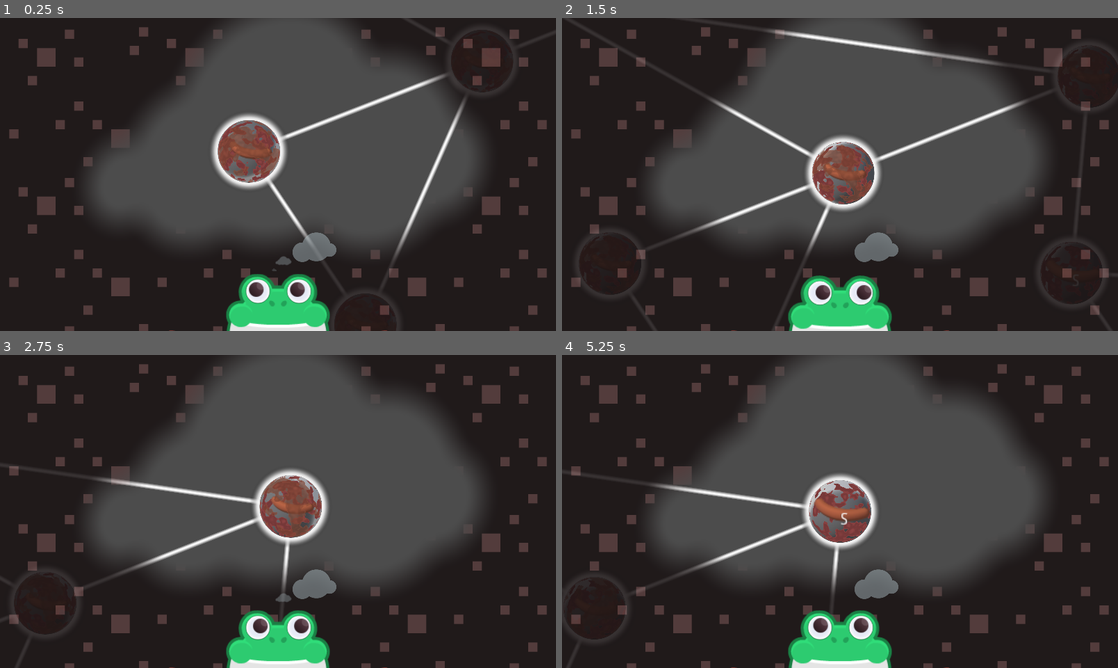
Above: before the commit, frames 1-4 (two rows, left to right).
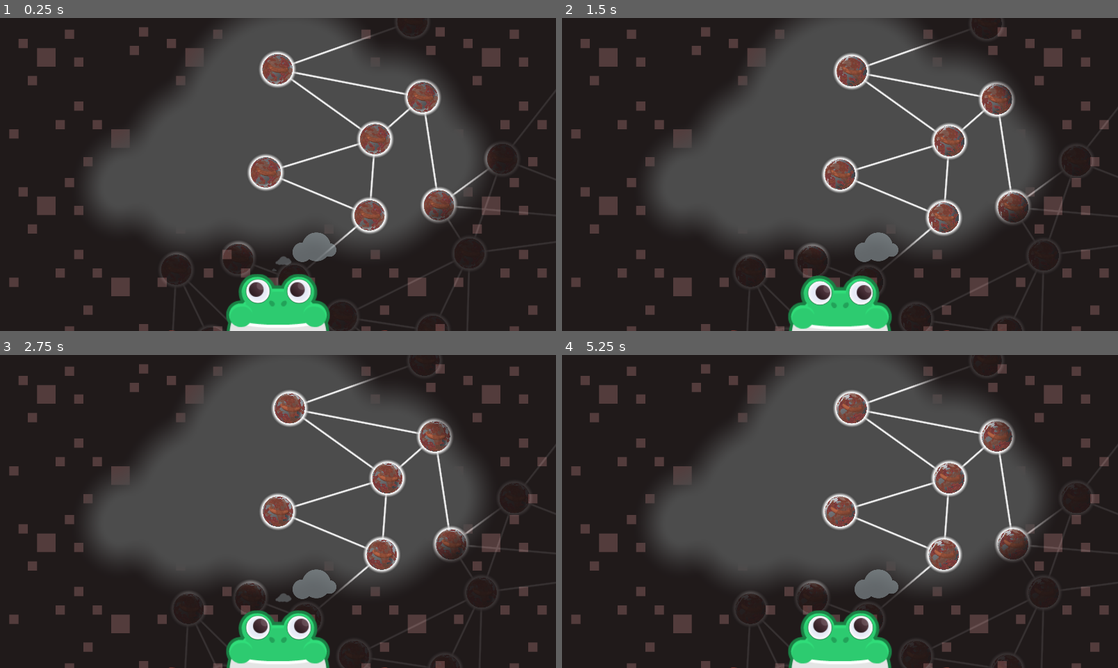
Above: after the commit, the same moments.

Repository: mrmav/kenney-jam-2024
Game: Godot game, scene res://Main.tscn
Same seed, same stepped clock (60 frames per second), same inputs: the game is played once before the commit and once after it.
Inputs (mouse positions are in pixels of both pictures, inside the frame that each line leads up to):
- Up to frame 1 (0.25 s): no input
- Up to frame 2 (1.5 s): tap Enter at 0.5 s; move the mouse to (1067, 77) at 0.52 s; hold Alt 0.53-1.28 s; click (1067, 77) at 0.67 s; move the mouse to (1079, 268) at 1.27 s; tap Alt at 1.35 s; click (1079, 268) at 1.42 s
- Up to frame 3 (2.75 s): move the mouse to (522, 414) at 2.02 s; hold Alt from 2.03 s (still down); click (522, 414) at 2.17 s
- Up to frame 4 (5.25 s): move the mouse to (812, 574) at 2.77 s; release Alt at 2.78 s; tap Alt at 2.85, 4.35 s; click (812, 574) at 2.92 s; move the mouse to (1006, 558) at 3.52 s; hold Alt 3.53-4.28 s; click (1006, 558) at 3.67 s; move the mouse to (673, 464) at 4.27 s; click (673, 464) at 4.42 s; move the mouse to (867, 511) at 5.02 s; hold Alt from 5.03 s (still down); click (867, 511) at 5.17 s

The runs differ from the first frame. In frame 1, 7.6% of the frame differs, in the area x 29-98%, y 0-100%; in frame 2, 7.6%; in frame 3, 7.0%; in frame 4, 7.0%.

Commit message:
Adde selected animation; Added already selected validation;

Diff:
--- a/Scenes/Element/scene_element.tscn
+++ b/Scenes/Element/scene_element.tscn
@@ -11,63 +11,122 @@
 [sub_resource type="CircleShape2D" id=1]
 radius = 250.0
 
+[sub_resource type="Animation" id=2]
+length = 0.001
+tracks/0/type = "value"
+tracks/0/path = NodePath(".:scale")
+tracks/0/interp = 1
+tracks/0/loop_wrap = true
+tracks/0/imported = false
+tracks/0/enabled = true
+tracks/0/keys = {
+"times": PoolRealArray( 0 ),
+"transitions": PoolRealArray( 1 ),
+"update": 0,
+"values": [ Vector2( 1, 1 ) ]
+}
+tracks/1/type = "value"
+tracks/1/path = NodePath(".:modulate")
+tracks/1/interp = 1
+tracks/1/loop_wrap = true
+tracks/1/imported = false
+tracks/1/enabled = true
+tracks/1/keys = {
+"times": PoolRealArray( 0 ),
+"transitions": PoolRealArray( 1 ),
+"update": 0,
+"values": [ Color( 1, 1, 1, 1 ) ]
+}
+
+[sub_resource type="Animation" id=3]
+resource_name = "on_selected"
+length = 0.4
+step = 0.01
+tracks/0/type = "value"
+tracks/0/path = NodePath(".:modulate")
+tracks/0/interp = 1
+tracks/0/loop_wrap = true
+tracks/0/imported = false
+tracks/0/enabled = true
+tracks/0/keys = {
+"times": PoolRealArray( 0.12, 0.4 ),
+"transitions": PoolRealArray( 1, 1 ),
+"update": 0,
+"values": [ Color( 1, 1, 1, 1 ), Color( 0.345098, 0.345098, 0.345098, 1 ) ]
+}
+tracks/1/type = "value"
+tracks/1/path = NodePath(".:scale")
+tracks/1/interp = 1
+tracks/1/loop_wrap = true
+tracks/1/imported = false
+tracks/1/enabled = true
+tracks/1/keys = {
+"times": PoolRealArray( 0, 0.12, 0.17, 0.4 ),
+"transitions": PoolRealArray( 1, 1, 1, 1 ),
+"update": 0,
+"values": [ Vector2( 1, 1 ), Vector2( 1, 1 ), Vector2( 1.106, 1.106 ), Vector2( 1, 1 ) ]
+}
+
 [node name="scene_element" type="Node2D"]
 z_index = 2
 z_as_relative = false
 script = ExtResource( 7 )
 outline_path = NodePath("outline")
-sphere_path = NodePath("outline/base")
-light_path = NodePath("outline/light")
-noise01_path = NodePath("outline/noise01")
-icon_path = NodePath("outline/icon")
-noise02_path = NodePath("outline/noise02")
-area2D_path = NodePath("outline/Area2D")
-description_path = NodePath("outline/LabelPositioner/element_name")
-description_tween_path = NodePath("outline/Tween")
+sphere_path = NodePath("Content/base")
+light_path = NodePath("Content/light")
+noise01_path = NodePath("Content/noise01")
+icon_path = NodePath("Content/icon")
+noise02_path = NodePath("Content/noise02")
+area2D_path = NodePath("Content/Area2D")
+description_path = NodePath("Content/LabelPositioner/element_name")
+description_tween_path = NodePath("Content/Tween")
 
 [node name="outline" type="Sprite" parent="."]
 scale = Vector2( 0.3, 0.3 )
 texture = ExtResource( 4 )
 
-[node name="base" type="Sprite" parent="outline"]
+[node name="Content" type="Node2D" parent="."]
+scale = Vector2( 0.3, 0.3 )
+
+[node name="base" type="Sprite" parent="Content"]
 modulate = Color( 0.639216, 0.627451, 0.627451, 1 )
 scale = Vector2( 0.35, 0.35 )
 texture = ExtResource( 3 )
 
-[node name="light" type="Sprite" parent="outline"]
+[node name="light" type="Sprite" parent="Content"]
 modulate = Color( 1, 1, 1, 0.388235 )
 rotation = -0.289725
 scale = Vector2( 0.35, 0.35 )
 texture = ExtResource( 1 )
 
-[node name="noise01" type="Sprite" parent="outline"]
+[node name="noise01" type="Sprite" parent="Content"]
 modulate = Color( 0.603922, 0.290196, 0.290196, 1 )
 scale = Vector2( 0.35, 0.35 )
 texture = ExtResource( 2 )
 
-[node name="icon" type="Sprite" parent="outline"]
+[node name="icon" type="Sprite" parent="Content"]
 scale = Vector2( 5, 5 )
 texture = ExtResource( 6 )
 
-[node name="noise02" type="Sprite" parent="outline"]
+[node name="noise02" type="Sprite" parent="Content"]
 modulate = Color( 0.607843, 0.333333, 0.247059, 0.658824 )
 scale = Vector2( 0.35, 0.35 )
 texture = ExtResource( 5 )
 
-[node name="Area2D" type="Area2D" parent="outline"]
+[node name="Area2D" type="Area2D" parent="Content"]
 
-[node name="CollisionShape2D" type="CollisionShape2D" parent="outline/Area2D"]
+[node name="CollisionShape2D" type="CollisionShape2D" parent="Content/Area2D"]
 shape = SubResource( 1 )
 one_way_collision_margin = 0.0
 
-[node name="Tween" type="Tween" parent="outline"]
+[node name="Tween" type="Tween" parent="Content"]
 
-[node name="RemoteTransform2D" type="RemoteTransform2D" parent="outline"]
+[node name="RemoteTransform2D" type="RemoteTransform2D" parent="Content"]
 remote_path = NodePath("../LabelPositioner")
 
-[node name="LabelPositioner" type="Node2D" parent="outline"]
+[node name="LabelPositioner" type="Node2D" parent="Content"]
 
-[node name="element_name" type="Label" parent="outline/LabelPositioner"]
+[node name="element_name" type="Label" parent="Content/LabelPositioner"]
 anchor_left = 0.5
 anchor_top = 1.0
 anchor_right = 0.5
@@ -76,3 +135,7 @@
 margin_bottom = 14.0
 rect_scale = Vector2( 6.94668, 6.94668 )
 text = "Sausage"
+
+[node name="AnimationPlayer" type="AnimationPlayer" parent="."]
+anims/RESET = SubResource( 2 )
+anims/on_selected = SubResource( 3 )
--- a/Scenes/NodeContainer/NodeContainer.gd
+++ b/Scenes/NodeContainer/NodeContainer.gd
@@ -11,6 +11,8 @@
 
 var selected_node : TreeNode = null
 
+var visited_nodes = []
+
 func _enter_tree():
 	# register self class for global access
 	GlobalAccess.node_container = self
@@ -22,6 +24,7 @@
 	connect("user_clicked", self, "_on_node_selected")
 
 	selected_node = tree_root
+	visited_nodes.append(selected_node)
 
 
 func _on_node_selected(node : TreeNode):
@@ -31,12 +34,14 @@
 
 	# perform checks to know if we can select this node:
 	# ideally, this would be server side.
-	if node in selected_node.get_children() or node == selected_node.get_parent() \
-		or node in selected_node.get_parent().get_children():
+	if (node in selected_node.get_children() or node == selected_node.get_parent() \
+		or node in selected_node.get_parent().get_children()) and not (node in visited_nodes):
 		selected_node = node
+		visited_nodes.append(selected_node)
 		print(node)
 		print(node.name)
 		emit_signal("node_selected", node)
+		node.element.get_node("AnimationPlayer").play("on_selected")
 		print("In reach")
 	else:
 		print("Out of reach")
--- a/Scenes/NodeContainer/NodeContainer.tscn
+++ b/Scenes/NodeContainer/NodeContainer.tscn
@@ -13,77 +13,123 @@
 tree_root_path = NodePath("TreeRoot")
 
 [node name="TreeRoot" type="Node2D" parent="."]
-position = Vector2( -185.011, -147.181 )
+position = Vector2( -160.724, -27.3354 )
 script = ExtResource( 2 )
 element_scene = ExtResource( 3 )
 
 [node name="TreeNode2" type="Node2D" parent="TreeRoot"]
-position = Vector2( 201.082, 299.023 )
+position = Vector2( 369.082, 153.023 )
 script = ExtResource( 2 )
 element_scene = ExtResource( 3 )
 
 [node name="TreeNode3" type="Node2D" parent="TreeRoot/TreeNode2"]
-position = Vector2( -203.715, 231.194 )
+position = Vector2( -269.715, 229.194 )
 script = ExtResource( 2 )
 element_scene = ExtResource( 3 )
 
 [node name="TreeNode9" type="Node2D" parent="TreeRoot/TreeNode2/TreeNode3"]
-position = Vector2( -263.811, -76.3988 )
+position = Vector2( -197.811, -74.3988 )
 script = ExtResource( 2 )
 element_scene = ExtResource( 3 )
 
 [node name="TreeNode4" type="Node2D" parent="TreeRoot"]
-position = Vector2( 402.601, -155.902 )
+position = Vector2( 388.976, -118.162 )
 script = ExtResource( 2 )
 element_scene = ExtResource( 3 )
 
 [node name="TreeNode7" type="Node2D" parent="TreeRoot/TreeNode4"]
-position = Vector2( 423.884, -166.777 )
+position = Vector2( 169.119, -148.777 )
 script = ExtResource( 2 )
 element_scene = ExtResource( 3 )
 
 [node name="TreeNode6" type="Node2D" parent="TreeRoot/TreeNode4/TreeNode7"]
-position = Vector2( -29.6093, 339.019 )
+position = Vector2( 57.9583, 383.722 )
 script = ExtResource( 2 )
 element_scene = ExtResource( 3 )
 
 [node name="TreeNode5" type="Node2D" parent="TreeRoot/TreeNode4/TreeNode7/TreeNode6"]
-position = Vector2( 130.429, 193.433 )
+position = Vector2( 108.429, 171.433 )
 script = ExtResource( 2 )
 element_scene = ExtResource( 3 )
 
 [node name="TreeNode8" type="Node2D" parent="TreeRoot/TreeNode4/TreeNode7/TreeNode6/TreeNode5"]
-position = Vector2( -237.142, 82.9975 )
+position = Vector2( -453.733, 225.17 )
+script = ExtResource( 2 )
+element_scene = ExtResource( 3 )
+
+[node name="TreeNode2" type="Node2D" parent="TreeRoot/TreeNode4/TreeNode7/TreeNode6/TreeNode5/TreeNode8"]
+position = Vector2( 40.8975, 228.455 )
+script = ExtResource( 2 )
+element_scene = ExtResource( 3 )
+
+[node name="TreeNode3" type="Node2D" parent="TreeRoot/TreeNode4/TreeNode7/TreeNode6/TreeNode5/TreeNode8/TreeNode2"]
+position = Vector2( -247.204, -20.387 )
+script = ExtResource( 2 )
+element_scene = ExtResource( 3 )
+
+[node name="TreeNode9" type="Node2D" parent="TreeRoot/TreeNode4/TreeNode7/TreeNode6/TreeNode5/TreeNode8/TreeNode2/TreeNode3"]
+position = Vector2( -408.118, 95.275 )
+script = ExtResource( 2 )
+element_scene = ExtResource( 3 )
+
+[node name="TreeNode10" type="Node2D" parent="TreeRoot/TreeNode4/TreeNode7/TreeNode6/TreeNode5/TreeNode8/TreeNode2/TreeNode3"]
+position = Vector2( -258.668, -117.613 )
+script = ExtResource( 2 )
+element_scene = ExtResource( 3 )
+
+[node name="TreeNode11" type="Node2D" parent="TreeRoot/TreeNode4/TreeNode7/TreeNode6/TreeNode5/TreeNode8/TreeNode2/TreeNode3"]
+position = Vector2( -382.668, -375.613 )
 script = ExtResource( 2 )
 element_scene = ExtResource( 3 )
 
 [node name="TreeNode9" type="Node2D" parent="TreeRoot/TreeNode4/TreeNode7/TreeNode6/TreeNode5"]
-position = Vector2( -34.1991, 258.052 )
+position = Vector2( -16.3319, 570.552 )
+script = ExtResource( 2 )
+element_scene = ExtResource( 3 )
+
+[node name="TreeNode10" type="Node2D" parent="TreeRoot/TreeNode4/TreeNode7/TreeNode6/TreeNode5"]
+position = Vector2( -130.332, 274.552 )
 script = ExtResource( 2 )
 element_scene = ExtResource( 3 )
 
 [node name="TreeNode10" type="Node2D" parent="TreeRoot/TreeNode4/TreeNode7/TreeNode6"]
-position = Vector2( 212.284, 9.7576 )
+position = Vector2( 225.365, -164.609 )
 script = ExtResource( 2 )
 element_scene = ExtResource( 3 )
 
 [node name="TreeNode11" type="Node2D" parent="TreeRoot/TreeNode4/TreeNode7/TreeNode6/TreeNode10"]
-position = Vector2( 211.916, 271.008 )
+position = Vector2( 298.702, -381.582 )
+script = ExtResource( 2 )
+element_scene = ExtResource( 3 )
+
+[node name="TreeNode2" type="Node2D" parent="TreeRoot/TreeNode4/TreeNode7/TreeNode6"]
+position = Vector2( 841.917, 73.9949 )
+script = ExtResource( 2 )
+element_scene = ExtResource( 3 )
+
+[node name="TreeNode3" type="Node2D" parent="TreeRoot/TreeNode4/TreeNode7/TreeNode6/TreeNode2"]
+position = Vector2( 106.07, 269.847 )
+script = ExtResource( 2 )
+element_scene = ExtResource( 3 )
+
+[node name="TreeNode9" type="Node2D" parent="TreeRoot/TreeNode4/TreeNode7/TreeNode6/TreeNode2/TreeNode3"]
+position = Vector2( -237.882, -93.7869 )
 script = ExtResource( 2 )
 element_scene = ExtResource( 3 )
 
 [node name="TreeNode12" type="Node2D" parent="TreeRoot/TreeNode4"]
-position = Vector2( -547.331, -306.446 )
+position = Vector2( -347.331, -248.446 )
 script = ExtResource( 2 )
 element_scene = ExtResource( 3 )
 
 [node name="TreeNode13" type="Node2D" parent="TreeRoot/TreeNode4/TreeNode12"]
-position = Vector2( 87.7073, -341.566 )
+position = Vector2( 479.707, -169.566 )
 script = ExtResource( 2 )
 element_scene = ExtResource( 3 )
 
 [node name="Camera2D" type="Camera2D" parent="."]
 current = true
+zoom = Vector2( 2.06, 2.06 )
 smoothing_enabled = true
 editor_draw_screen = false
 script = ExtResource( 4 )
--- a/Scenes/NodeContainer/TreeNode.gd
+++ b/Scenes/NodeContainer/TreeNode.gd
@@ -20,6 +20,13 @@
 	if Engine.editor_hint:
 		_dummy_element_instance = element_scene.instance()
 		return
+
+	for child in get_children():
+		if child.get("TYPE_TREE_NODE"):
+			continue
+		child.queue_free()
+
+	line_connections.clear()
 
 	# Instances the element of this node
 	element = element_scene.instance()
@@ -112,6 +119,15 @@
 	for connection in line_connections:
 		_update_line_points(connection)
 
+	if Engine.editor_hint:
+		if position != _last_post:
+			# this is being moved in the editor
+			if Input.is_key_pressed(KEY_ALT):
+				for child in get_children():
+					child.position -= position - _last_post
+
+	_last_post = position
+
 
 func _draw():
 	if not Engine.editor_hint:
--- a/project.godot
+++ b/project.godot
@@ -37,7 +37,6 @@
 
 window/size/width=960
 window/size/height=540
-window/size/resizable=false
 window/stretch/mode="2d"
 window/stretch/aspect="keep"
 
Not shown: 1 places in Scenes/Element/scene_element.tscn that only renumber resources
